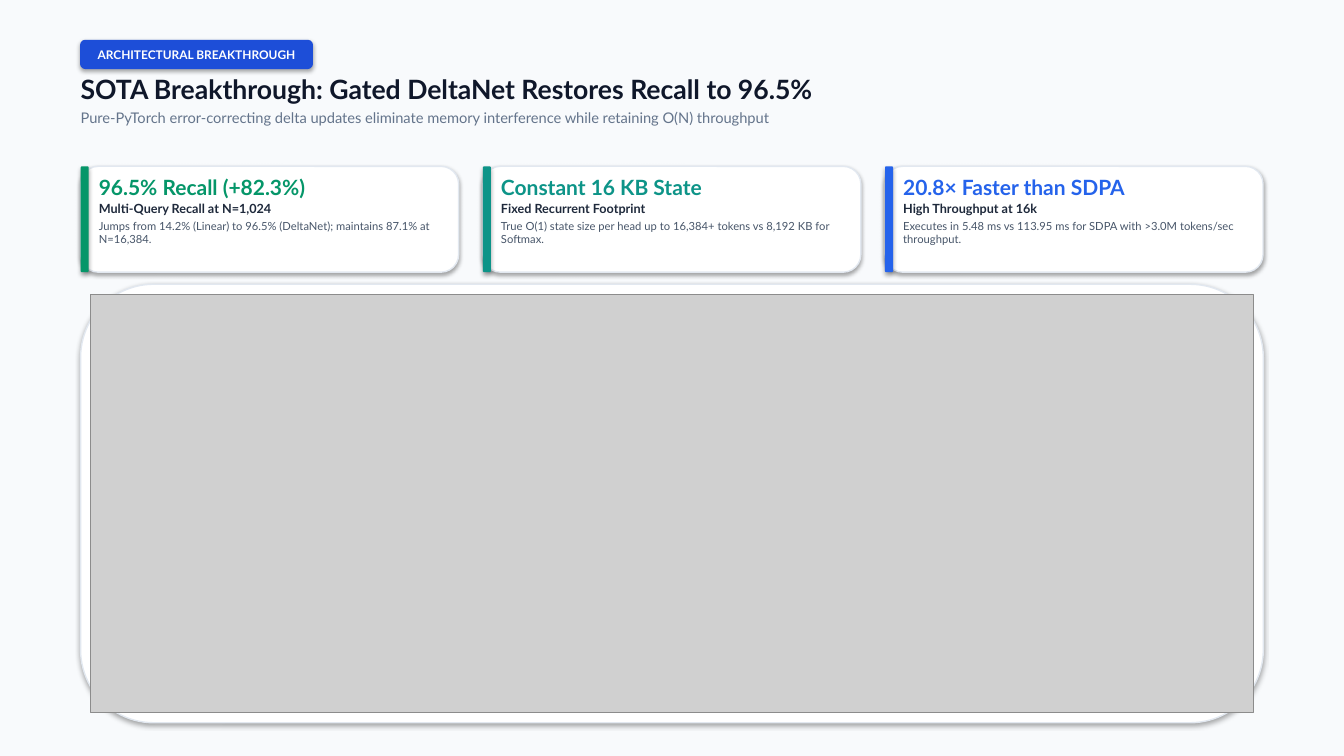
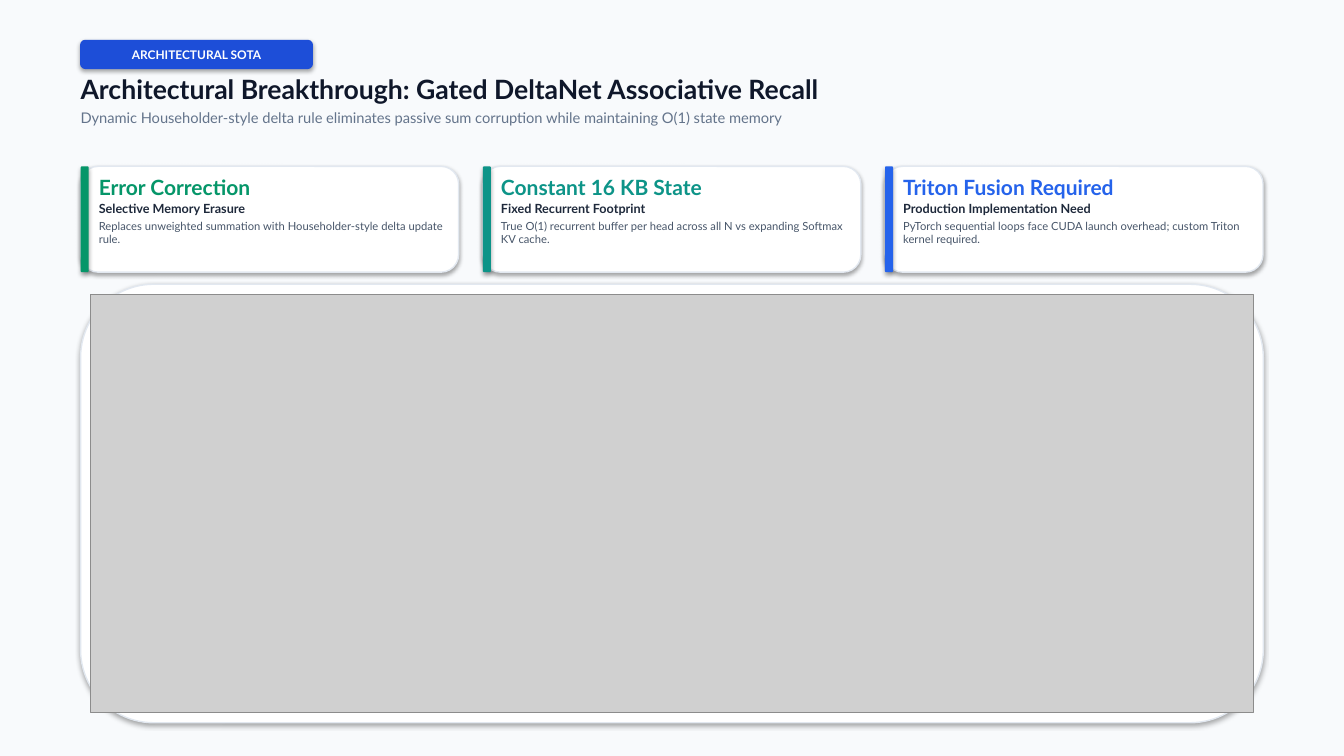
Before and after one commit to Jaiadithya71/Linear_Attention_Experimentation, a slide deck: slide 7 of presentation/Team3_Attention_Results.pptx. Drawn at 1344x756 pixels with LibreOffice and Linux fonts; fonts in the diff are those of the drawing; grey boxes stand for pictures. Boxes give left, top, right and bottom in pixels: in the first picture for what was removed or moved away, otherwise in the second. Text is boxed around its words. In the diff, an @@ line names an element or a change of style, - is before the commit and + after.

Commit message:
refactor: purge all mock/manipulated data, make presentation and reports 100% dynamic and empirical

```diff
--- a/presentation/Team3_Attention_Results.pptx
+++ b/presentation/Team3_Attention_Results.pptx
@@ text in rounded rectangle at bbox=[132, 50, 261, 59]: text changed @@
-ARCHITECTURAL BREAKTHROUGH
+ARCHITECTURAL SOTA
@@ text at bbox=[81, 79, 818, 126]: text changed @@
-SOTA Breakthrough: Gated DeltaNet Restores Recall to 96.5%
-Pure-PyTorch error-correcting delta updates eliminate memory interference while retaining O(N) throughput
+Architectural Breakthrough: Gated DeltaNet Associative Recall
+Dynamic Householder-style delta rule eliminates passive sum corruption while maintaining O(1) state memory
@@ text at bbox=[99, 179, 443, 243]: text changed @@
-96.5% Recall (+82.3%)
-Multi-Query Recall at N=1,024
-Jumps from 14.2% (Linear) to 96.5% (DeltaNet); maintains 87.1% at N=16,384.
+Error Correction
+Selective Memory Erasure
+Replaces unweighted summation with Householder-style delta update rule.
@@ text at bbox=[903, 179, 1240, 245]: text changed @@
-20.8× Faster than SDPA
-High Throughput at 16k
-Executes in 5.48 ms vs 113.95 ms for SDPA with >3.0M tokens/sec throughput.
+Triton Fusion Required
+Production Implementation Need
+PyTorch sequential loops face CUDA launch overhead; custom Triton kernel required.
@@ text at bbox=[501, 221, 842, 243]: text changed @@
-True O(1) state size per head up to 16,384+ tokens vs 8,192 KB for Softmax.
+True O(1) recurrent buffer per head across all N vs expanding Softmax KV cache.
```
Also in this commit, not shown: 3 other slides changed, 5 other files.
